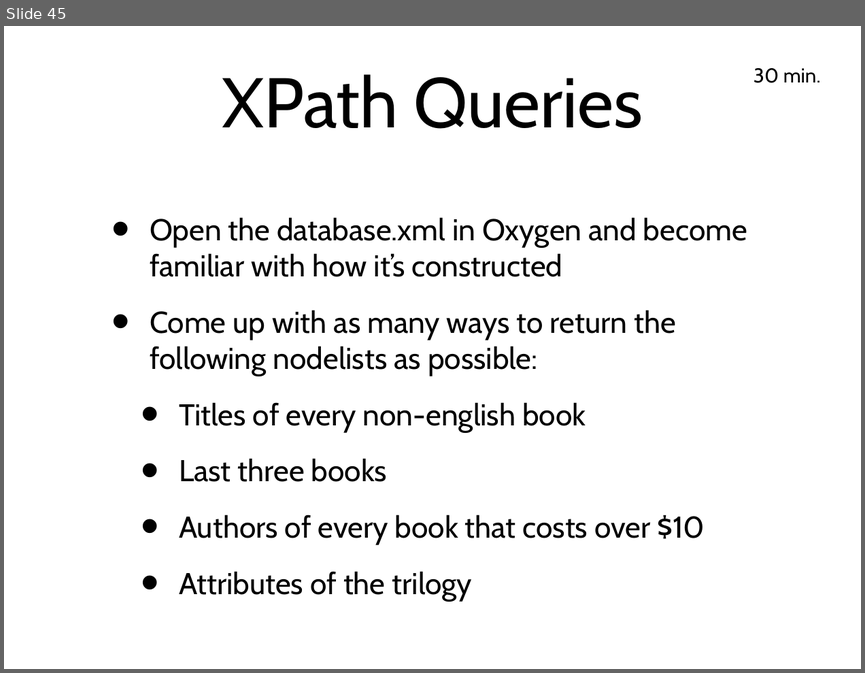
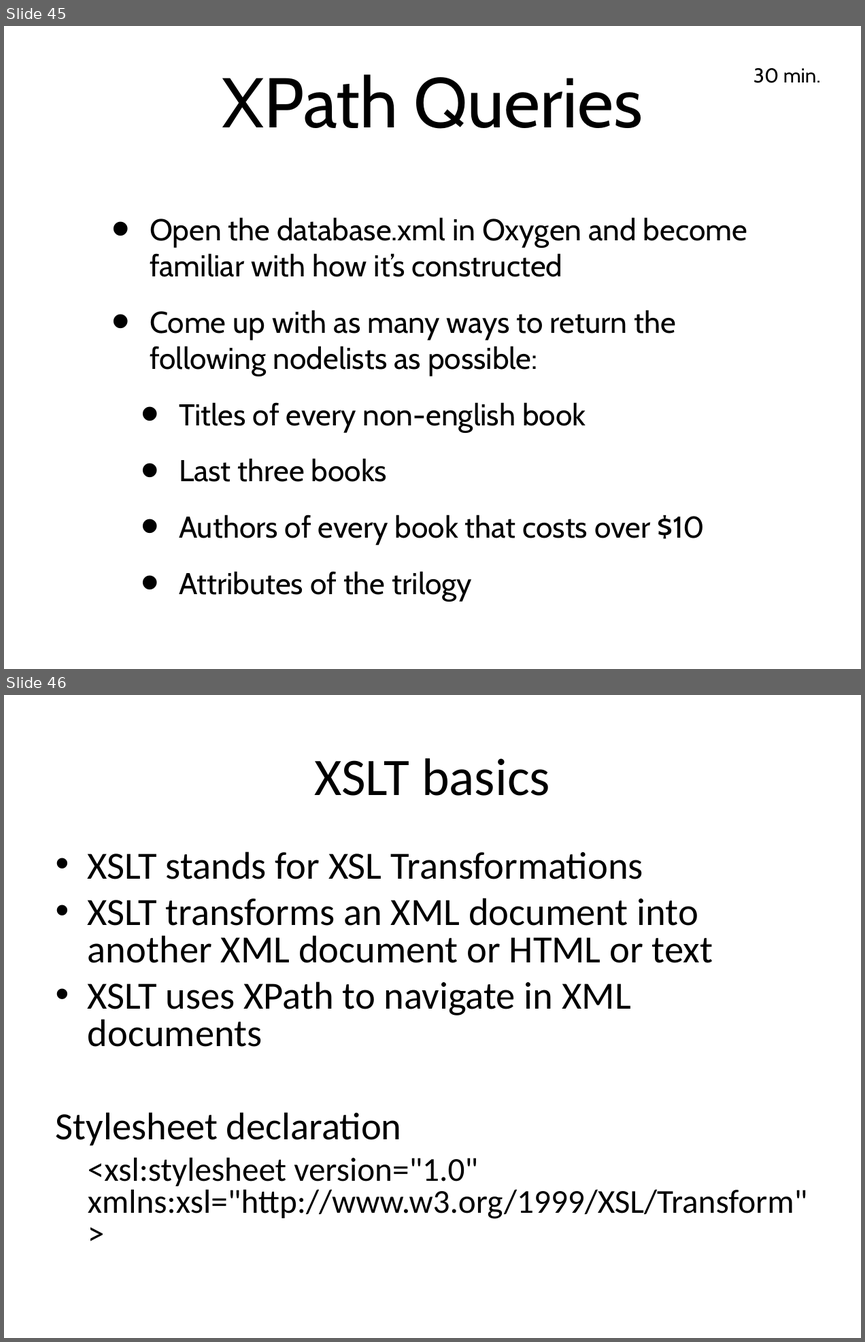
Before and after one commit to tathougies/zynx-se-bootcamp, a slide deck: xml/xml-schema-xpath.ppt. Shown one above the other, each under a label of ours: slide 45 before the commit, slides 45 and 46 after it. The pictures are 865x673 and 865x1342 pixels, drawn with LibreOffice and Linux fonts; fonts in the diff are those of the drawing. Boxes give left, top, right and bottom in pixels: in the first picture for what was removed or moved away, otherwise in the second. Text is boxed around its words. In the diff, an @@ line names an element or a change of style, - is before the commit and + after.

```diff
--- a/xml/xml-schema-xpath.ppt
+++ b/xml/xml-schema-xpath.ppt
@@ slide 46 added at box(4, 695, 861, 1338), background #FFFFFF @@
@@ title added at box(315, 758, 550, 796), 63 pt, text #000000 @@
+XSLT basics
@@ text added at box(56, 851, 807, 1219), 46 pt, text #000000 @@
+• XSLT stands for XSL Transformations
+• XSLT transforms an XML document into another XML document or HTML or text
+• XSLT uses XPath to navigate in XML documents
+Stylesheet declaration
+<xsl:stylesheet version="1.0"
+xmlns:xsl="http://www.w3.org/1999/XSL/Transform">
```
Also in this commit, not shown: 37 other slides added, 1 other file.
